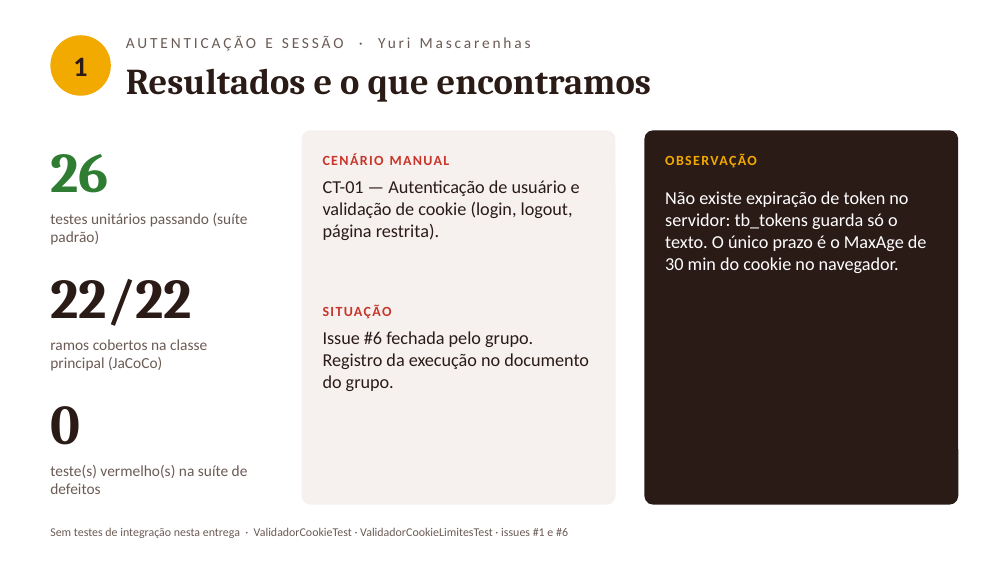
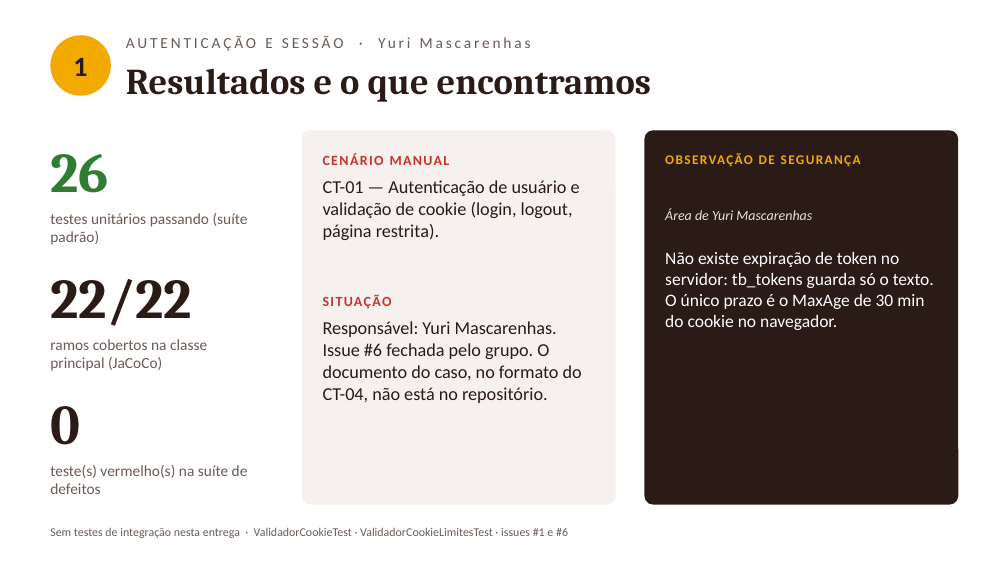
Before and after one commit to vini-pinheiro/trabalho-qualidade-e-teste-de-software, a slide deck: slide 3 of docs/entrega-1/apresentacao/apresentacao-entrega-1.pptx. Drawn at 1008x567 pixels with LibreOffice and Linux fonts; fonts in the diff are those of the drawing. Boxes give left, top, right and bottom in pixels: in the first picture for what was removed or moved away, otherwise in the second. Text is boxed around its words. In the diff, an @@ line names an element or a change of style, - is before the commit and + after.

Commit message:
docs: roteiro em formato teleprompter e ajustes na apresentação
- falas reescritas em linguagem falada, uma ideia por linha, com marcações de pausa
- cartões de situação e de defeito passam a nomear o responsável e a issue
- Thiago Ferreira em clientes e Felipe Paixão em estoque
- roteiro em PDF paisagem, fonte grande, com cabeçalho de quem fala em cada página

```diff
--- a/docs/entrega-1/apresentacao/apresentacao-entrega-1.pptx
+++ b/docs/entrega-1/apresentacao/apresentacao-entrega-1.pptx
@@ text added at bbox=[665, 208, 812, 220], 10 pt, text #E8DFDB, italic @@
+Área de Yuri Mascarenhas
@@ text "Não existe expiração de token ...": place and size @@
-text "Não existe expiração de token ..." at bbox=[665, 191, 927, 273]
+text "Não existe expiração de token ..." at bbox=[665, 252, 934, 330]
@@ text "Não existe expiração de token ..." at bbox=[665, 252, 934, 330]: size 13 to 12.5 pt @@
@@ text at bbox=[815, 252, 833, 264]: text changed; size 10 to 9.5 pt @@
-OBSERVAÇÃO
+OBSERVAÇÃO DE SEGURANÇA
@@ text "SITUAÇÃO": place and size @@
-text "SITUAÇÃO" at bbox=[323, 304, 392, 319]
+text "SITUAÇÃO" at bbox=[323, 294, 392, 309]
@@ text at bbox=[323, 321, 582, 403]: text changed @@
-Issue #6 fechada pelo grupo. Registro da execução no documento do grupo.
+Responsável: Yuri Mascarenhas. Issue #6 fechada pelo grupo. O documento do caso, no formato do CT-04, não está no repositório.
```
Also in this commit, not shown: 8 other slides changed, 3 other files.
